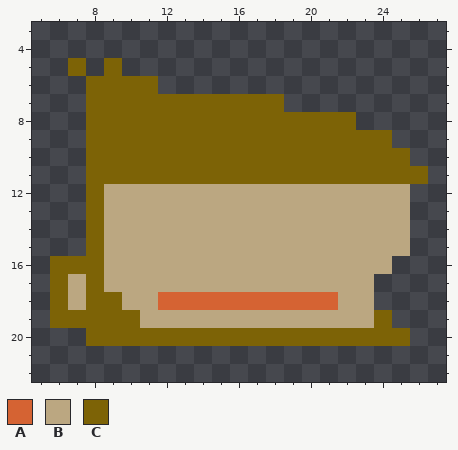
Pixel-art sprite: packages/nouns-img-permutator/assets/layer-3/head-ape.png. This is how it looked before the edit.
The file is 32x32 pixels. Shown: x 5..27, y 3..22.
Palette (. is transparent): A #d56333  B #bba781  C #7d6306
Pixels before, first column x 6:
 5 .C.C.................
 6 ..CCCC...............
 7 ..CCCCCCCCCCC........
 8 ..CCCCCCCCCCCCCCC....
 9 ..CCCCCCCCCCCCCCCCC..
10 ..CCCCCCCCCCCCCCCCCC.
11 ..CCCCCCCCCCCCCCCCCCC
12 ..CBBBBBBBBBBBBBBBBB.
13 ..CBBBBBBBBBBBBBBBBB.
14 ..CBBBBBBBBBBBBBBBBB.
15 ..CBBBBBBBBBBBBBBBBB.
16 CCCBBBBBBBBBBBBBBBB..
17 CBCBBBBBBBBBBBBBBB...
18 CBCCBBAAAAAAAAAABB...
19 CCCCCBBBBBBBBBBBBBC..
20 ..CCCCCCCCCCCCCCCCCC.
And afterwards:
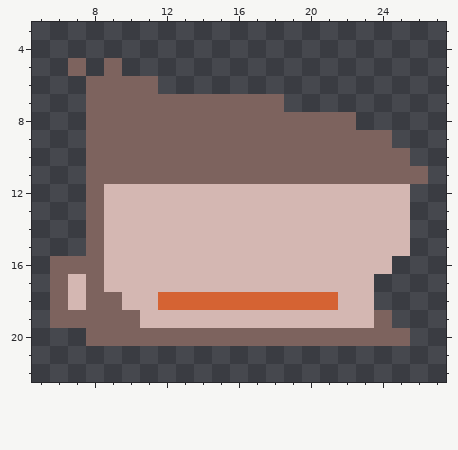
Change:
colour B: #bba781 -> #d4b7b2
colour C: #7d6306 -> #7d635e
Where, in picture pixels (left, top, right, bottom), the same in both pictures:
changed: (50, 58, 428, 346)
